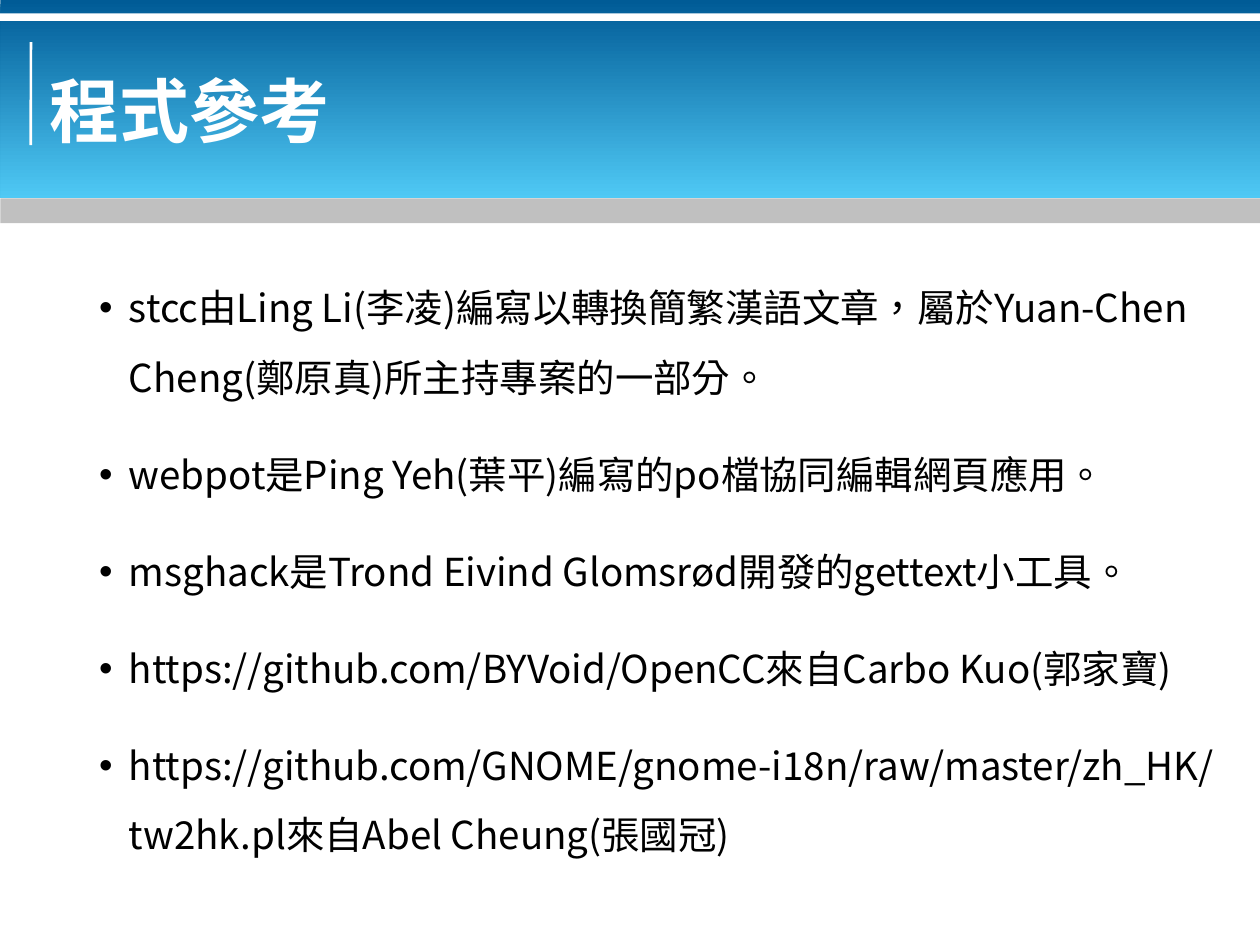
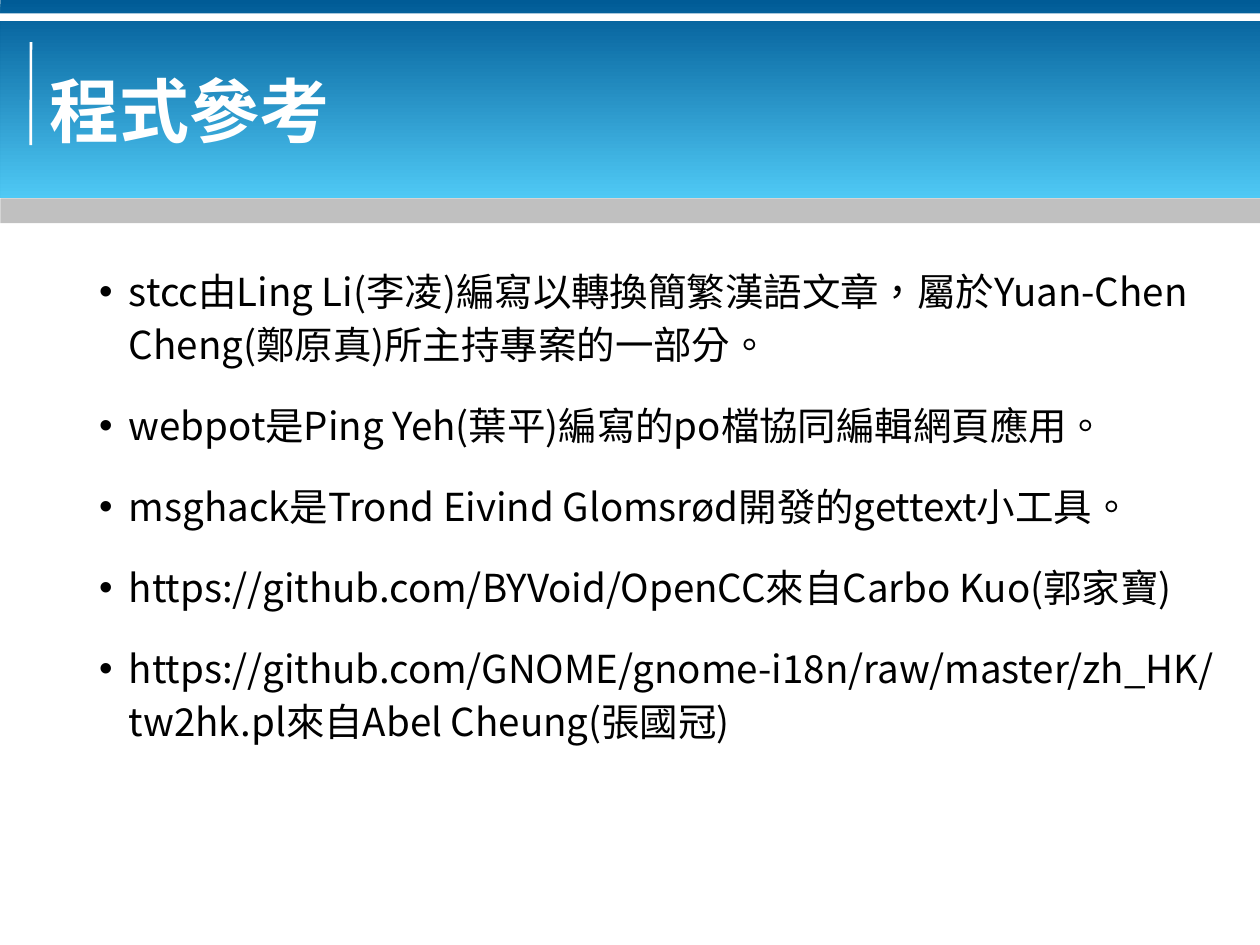
Before and after one commit to bluebat/.presentations, a slide deck: slide 5 of msgchi-l10n-tool.odp. Drawn at 1260x945 pixels with LibreOffice and Linux fonts; fonts in the diff are those of the drawing; background and template pictures are left out. Boxes give left, top, right and bottom in pixels: in the first picture for what was removed or moved away, otherwise in the second. Text is boxed around its words. In the diff, an @@ line names an element or a change of style, - is before the commit and + after.

```diff
--- a/msgchi-l10n-tool.odp
+++ b/msgchi-l10n-tool.odp
@@ text "stcc由Ling Li(李凌)編寫以轉換簡繁漢語文章，屬於Yuan-Chen Cheng(鄭原真)所主持專案的一部分。" at [129,273,1214,746]: line spacing 1.5 to 1.15 @@
```
Also in this commit, not shown: 2 other slides changed, 1 other file.
